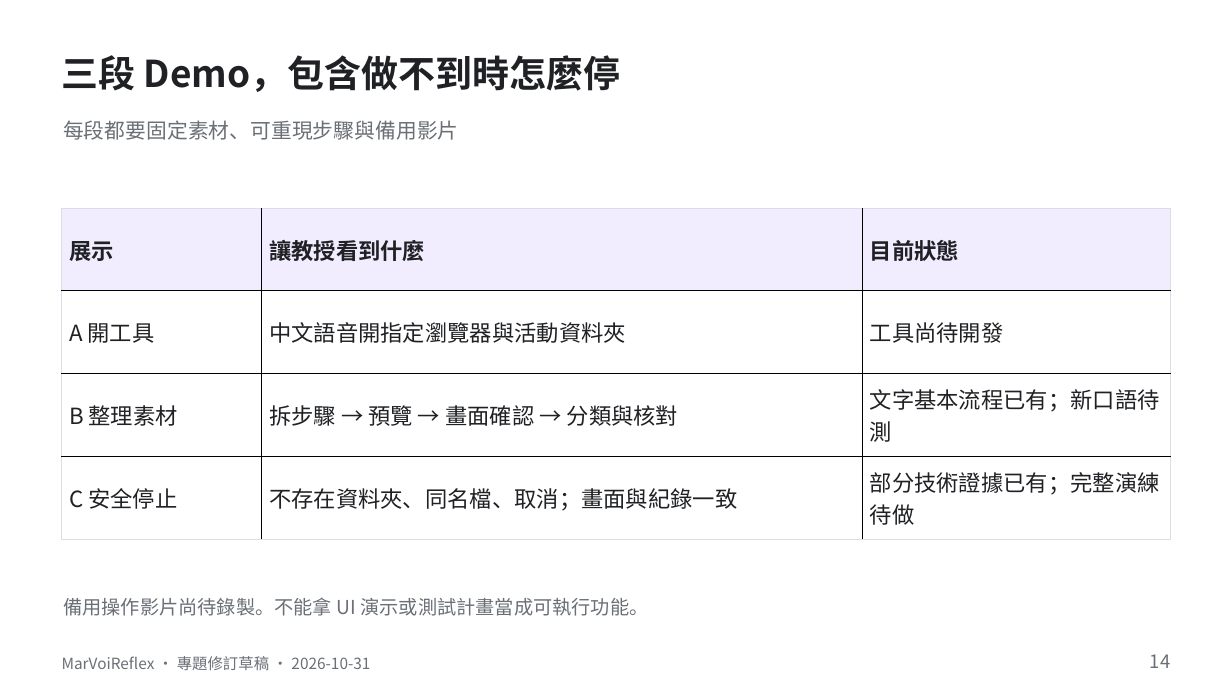
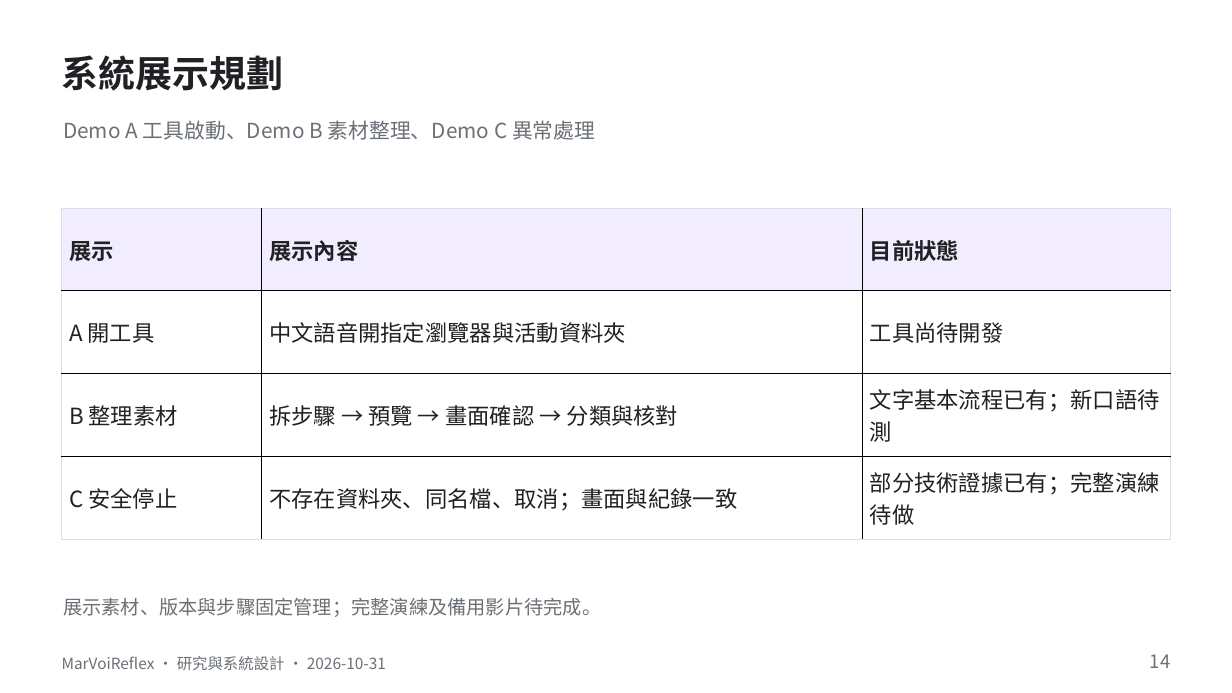
Before and after one commit to yo20ywork-max/MarVoiReflex, a slide deck: slide 14 of docs/presentation/MarVoiReflex-Revision-20261031.pptx. Drawn at 1232x693 pixels with LibreOffice and Linux fonts; fonts in the diff are those of the drawing. Boxes give left, top, right and bottom in pixels: in the first picture for what was removed or moved away, otherwise in the second. Text is boxed around its words. In the diff, an @@ line names an element or a change of style, - is before the commit and + after.

```diff
--- a/docs/presentation/MarVoiReflex-Revision-20261031.pptx
+++ b/docs/presentation/MarVoiReflex-Revision-20261031.pptx
@@ text at [62, 55, 284, 91]: text changed @@
-三段 Demo，包含做不到時怎麼停
+系統展示規劃
@@ text at [63, 120, 595, 140]: text changed @@
-每段都要固定素材、可重現步驟與備用影片
+Demo A 工具啟動、Demo B 素材整理、Demo C 異常處理
@@ table at [61, 208, 1170, 539] @@
-row 1, column 2: 讓教授看到什麼
+row 1, column 2: 展示內容
@@ text at [63, 598, 601, 617]: text changed @@
-備用操作影片尚待錄製。不能拿 UI 演示或測試計畫當成可執行功能。
+展示素材、版本與步驟固定管理；完整演練及備用影片待完成。
@@ text at [62, 656, 386, 670]: text changed @@
-MarVoiReflex · 專題修訂草稿 · 2026-10-31
+MarVoiReflex · 研究與系統設計 · 2026-10-31
```
Also in this commit, not shown: 23 other slides changed, 36 other files.
